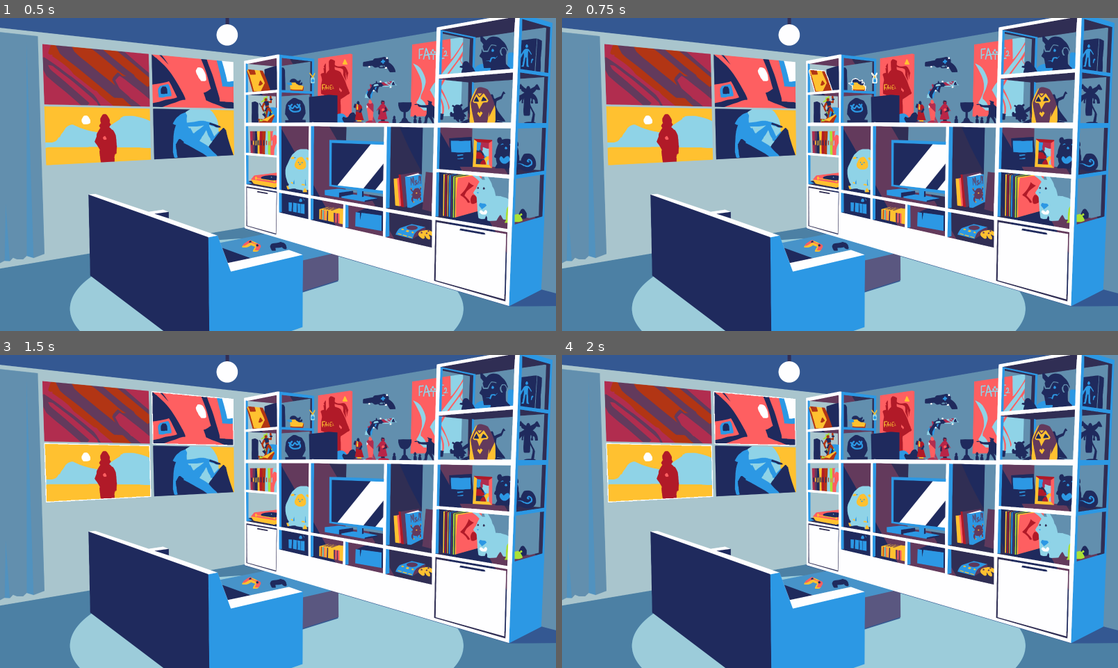
Above: before the commit, frames 1-4 (two rows, left to right).
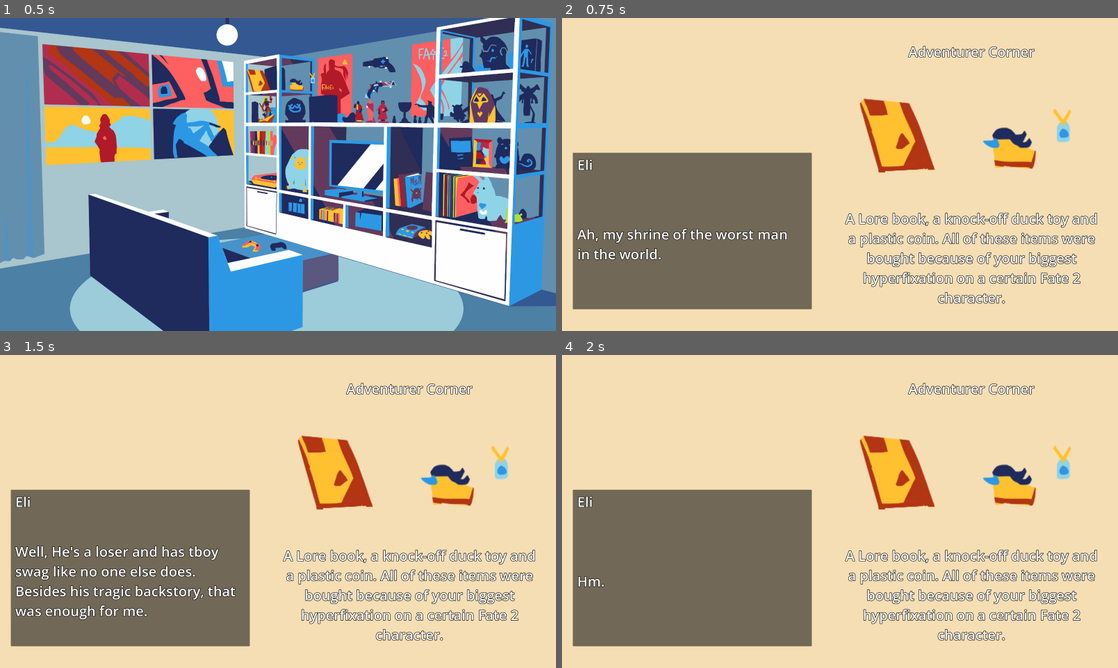
Above: after the commit, the same moments.

Repository: milana-94888u/by-the-shelf
Game: Godot game, scene res://src/scenes/room/room.tscn
The game is run twice, just before and just after one commit, with the same random seed, the same clock (stepped at 60 frames per second) and the same inputs.
Inputs (mouse positions are in pixels of both pictures, inside the frame that each line leads up to):
- Up to frame 1 (0.5 s): no input
- Up to frame 2 (0.75 s): tap Enter (ui_accept) at 0.5 s; move the mouse to (845, 80) at 0.52 s; hold Enter (ui_accept) from 0.53 s (still down); click (845, 80) at 0.67 s
- Up to frame 3 (1.5 s): move the mouse to (139, 448) at 1.27 s; release Enter (ui_accept) at 1.28 s; tap Enter (ui_accept) at 1.35 s; click (139, 448) at 1.42 s
- Up to frame 4 (2 s): tap Enter (ui_accept) at 1.52, 1.82 s

Frame 1 is identical in both runs. In frame 2, 99% of the frame differs, in the area x 0-100%, y 0-100%; in frame 3, 99%; in frame 4, 99%.

Commit message:
create dialogs

Diff:
--- a/resources/dialog_theme.tres
+++ b/resources/dialog_theme.tres
@@ -18,6 +18,8 @@
 [resource]
 default_font_size = 64
 Button/styles/normal = SubResource("StyleBoxFlat_raed3")
+Label/colors/font_outline_color = Color(0, 0, 0, 1)
+Label/constants/outline_size = 8
 Label/styles/normal = SubResource("StyleBoxEmpty_qhbg1")
 MarginContainer/constants/margin_bottom = 100
 MarginContainer/constants/margin_left = 50
--- a/src/autoload/relationship_manager.gd
+++ b/src/autoload/relationship_manager.gd
@@ -1,4 +1,17 @@
 extends Node
 
 
+var remaining_items: Array[Item]
+
+
+func register_item(item: Item) -> void:
+	remaining_items.append(item)
+
+
+func unregister_item(item: Item) -> void:
+	remaining_items.erase(item)
+	if remaining_items.is_empty():
+		pass
+
+
 var relationship := 0.0
--- a/src/scenes/items/item.gd
+++ b/src/scenes/items/item.gd
@@ -5,6 +5,8 @@
 
 @onready var sprite := $Sprite2D as Sprite2D
 @onready var collision_shape := $CollisionShape2D as CollisionShape2D
+
+@onready var dialog := $DialogLayer/Dialog as Dialog
 
 
 @export var item_data: ItemData:
@@ -18,6 +20,10 @@
 @export var item_dialog: ItemDialog
 
 
+func _enter_tree() -> void:
+	RelationshipManager.register_item(self)
+
+
 func set_active() -> void:
 	(material as ShaderMaterial).set_shader_parameter("enabled", true)
 
@@ -27,14 +33,7 @@
 
 
 func interact() -> void:
-	pass
-
-
-#func _ready() -> void:
-#	item_data = ItemData.new()
-#	item_data.item_collision = collision_shape.shape
-#	item_data.item_texture = sprite.texture
-#	item_data.item_name = name
+	dialog.show_dialog(item_dialog, item_data)
 
 
 func _on_mouse_entered() -> void:
@@ -43,3 +42,11 @@
 
 func _on_mouse_exited() -> void:
 	ItemsSelectionManager.remove_active_item(self)
+
+
+func _on_dialog_dialog_finished(is_item_taken: bool) -> void:
+	collision_shape.disabled = true
+	sprite.visible = not is_item_taken
+	ItemsSelectionManager.remove_active_item(self)
+	RelationshipManager.unregister_item(self)
+	dialog.hide()
--- a/src/scenes/items/item.tscn
+++ b/src/scenes/items/item.tscn
@@ -1,8 +1,9 @@
-[gd_scene load_steps=6 format=3 uid="uid://dk57ntjj2h1ug"]
+[gd_scene load_steps=7 format=3 uid="uid://dk57ntjj2h1ug"]
 
 [ext_resource type="Script" path="res://src/scenes/items/item.gd" id="1_3r527"]
 [ext_resource type="Shader" path="res://src/scenes/items/item_outline.gdshader" id="1_qoork"]
 [ext_resource type="Script" path="res://src/resources/item_data.gd" id="3_sijgi"]
+[ext_resource type="PackedScene" uid="uid://dhraq5wuj21ex" path="res://src/scenes/ui/dialog/dialog.tscn" id="4_cy45v"]
 
 [sub_resource type="ShaderMaterial" id="ShaderMaterial_es12h"]
 resource_local_to_scene = true
@@ -31,5 +32,11 @@
 
 [node name="CollisionShape2D" type="CollisionShape2D" parent="."]
 
+[node name="DialogLayer" type="CanvasLayer" parent="."]
+
+[node name="Dialog" parent="DialogLayer" instance=ExtResource("4_cy45v")]
+visible = false
+
 [connection signal="mouse_entered" from="." to="." method="_on_mouse_entered"]
 [connection signal="mouse_exited" from="." to="." method="_on_mouse_exited"]
+[connection signal="dialog_finished" from="DialogLayer/Dialog" to="." method="_on_dialog_dialog_finished"]
--- a/src/scenes/ui/dialog/dialog.gd
+++ b/src/scenes/ui/dialog/dialog.gd
@@ -1,7 +1,13 @@
+class_name Dialog
 extends Control
 
 
 signal dialog_finished(is_item_taken: bool)
+
+
+@onready var item_name_label := $HSplitContainer/ItemSide/VBoxContainer/ItemName as Label
+@onready var item_texture_rect := $HSplitContainer/ItemSide/VBoxContainer/ItemTexture as TextureRect
+@onready var item_description_label := $HSplitContainer/ItemSide/VBoxContainer/ItemDescription as Label
 
 
 @onready var line_said_by := $HSplitContainer/DialogSide/DialogBox/DialogPanel/DialogLine/LineSaidBy as Label
@@ -11,6 +17,8 @@
 
 
 var is_item_taken := false
+
+var is_in_dialog := false
 
 
 class DialogLinesRow extends RefCounted:
@@ -31,11 +39,14 @@
 var dialog_stack: Array[DialogLinesRow]
 
 
-var current_line: DialogLineBase
-
-
-func show_dialog(dialog: ItemDialog) -> void:
-	pass
+func show_dialog(dialog: ItemDialog, item_data: ItemData) -> void:
+	show()
+	dialog_stack.push_back(DialogLinesRow.new(dialog.lines))
+	item_name_label.text = item_data.item_name
+	item_texture_rect.texture = item_data.item_texture
+	item_description_label.text = item_data.item_description
+	is_in_dialog = true
+	move_line()
 
 
 func get_next_line() -> DialogLineBase:
@@ -54,6 +65,7 @@
 	RelationshipManager.relationship += option.relationship_change
 	is_item_taken = is_item_taken or option.is_item_taken
 	dialog_stack.push_back(DialogLinesRow.new(option.next_lines))
+	move_line()
 
 
 func add_option(option: DialogOption) -> void:
@@ -87,14 +99,18 @@
 func move_line() -> void:
 	var next_line := get_next_line()
 	if next_line == null:
+		is_in_dialog = false
 		dialog_finished.emit(is_item_taken)
+		return
 	if next_line is DialogQuestion:
 		show_question(next_line)
 	else:
 		show_line(next_line)
 
 
-func _unhandled_input(event: InputEvent) -> void:
+func _input(event: InputEvent) -> void:
+	if not is_in_dialog:
+		return
 	if event.is_action_pressed("ui_accept"):
 		if not options_panel.visible:
 			move_line()
--- a/src/scenes/ui/dialog/dialog.tscn
+++ b/src/scenes/ui/dialog/dialog.tscn
@@ -12,6 +12,15 @@
 grow_vertical = 2
 theme = ExtResource("1_s2vxe")
 script = ExtResource("1_walwp")
+
+[node name="Background" type="ColorRect" parent="."]
+layout_mode = 1
+anchors_preset = 15
+anchor_right = 1.0
+anchor_bottom = 1.0
+grow_horizontal = 2
+grow_vertical = 2
+color = Color(0.960784, 0.870588, 0.701961, 1)
 
 [node name="HSplitContainer" type="HSplitContainer" parent="."]
 layout_mode = 1
@@ -33,6 +42,7 @@
 
 [node name="DialogPanel" type="Panel" parent="HSplitContainer/DialogSide/DialogBox"]
 layout_mode = 2
+mouse_filter = 1
 
 [node name="DialogLine" type="VSplitContainer" parent="HSplitContainer/DialogSide/DialogBox/DialogPanel"]
 layout_mode = 1
@@ -44,33 +54,42 @@
 
 [node name="LineSaidBy" type="Label" parent="HSplitContainer/DialogSide/DialogBox/DialogPanel/DialogLine"]
 layout_mode = 2
+mouse_filter = 1
 text = "Sam"
 
 [node name="LineText" type="Label" parent="HSplitContainer/DialogSide/DialogBox/DialogPanel/DialogLine"]
 layout_mode = 2
+mouse_filter = 1
 text = "Are you taking it with you?"
 vertical_alignment = 1
 autowrap_mode = 3
 
 [node name="Options" type="VBoxContainer" parent="HSplitContainer/DialogSide/DialogBox"]
+visible = false
 layout_mode = 2
 alignment = 1
-
-[node name="Button" type="Button" parent="HSplitContainer/DialogSide/DialogBox/Options"]
-layout_mode = 2
-text = "Yes
-"
-alignment = 0
-
-[node name="Button2" type="Button" parent="HSplitContainer/DialogSide/DialogBox/Options"]
-layout_mode = 2
-text = "No"
-alignment = 0
 
 [node name="ItemSide" type="MarginContainer" parent="HSplitContainer"]
 layout_mode = 2
 
-[node name="ItemTexture" type="TextureRect" parent="HSplitContainer/ItemSide"]
+[node name="VBoxContainer" type="VBoxContainer" parent="HSplitContainer/ItemSide"]
 layout_mode = 2
+
+[node name="ItemName" type="Label" parent="HSplitContainer/ItemSide/VBoxContainer"]
+layout_mode = 2
+mouse_filter = 1
+horizontal_alignment = 1
+vertical_alignment = 1
+
+[node name="ItemTexture" type="TextureRect" parent="HSplitContainer/ItemSide/VBoxContainer"]
+layout_mode = 2
+size_flags_vertical = 3
 expand_mode = 2
 stretch_mode = 5
+
+[node name="ItemDescription" type="Label" parent="HSplitContainer/ItemSide/VBoxContainer"]
+layout_mode = 2
+mouse_filter = 1
+horizontal_alignment = 1
+vertical_alignment = 1
+autowrap_mode = 3
Not shown: 18 places in src/scenes/room/room.tscn that only renumber resources
